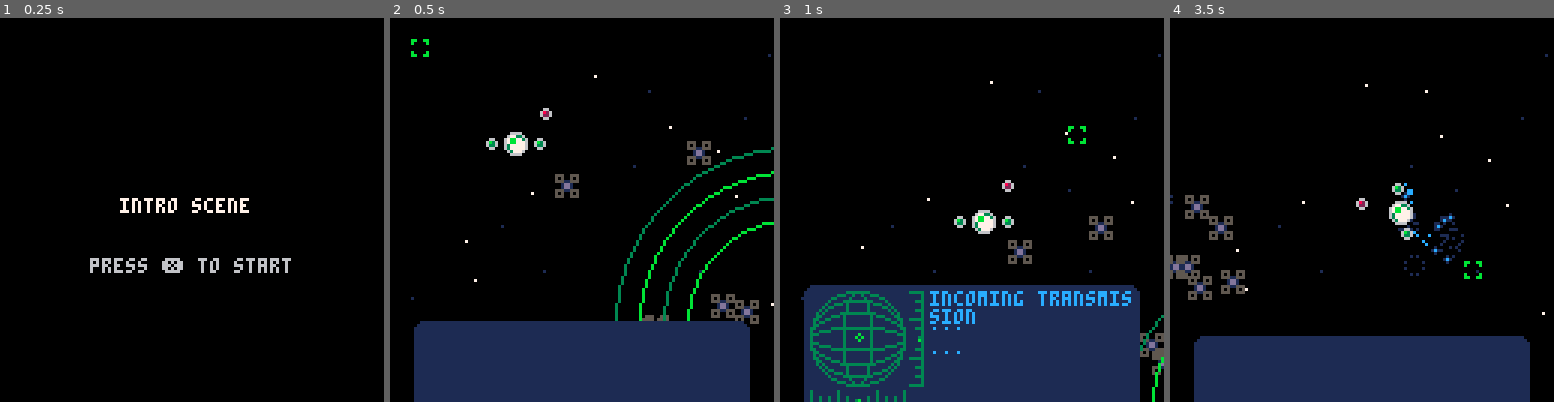
Above: before the commit, frames 1-4 (left to right).
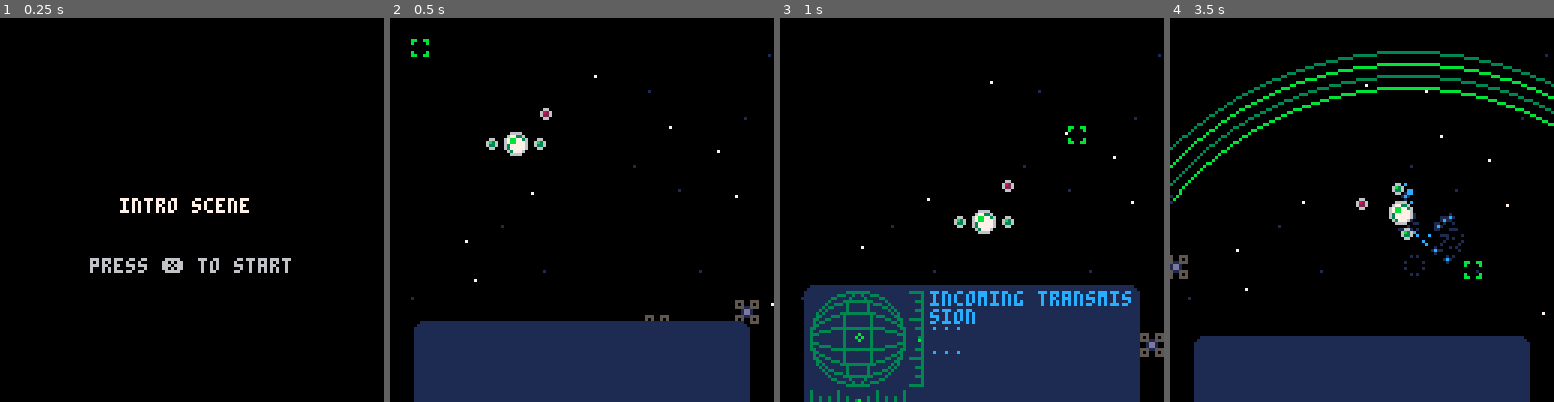
Above: after the commit, the same moments.

Repository: toddpastell/signal
Game: PICO-8 cartridge main.p8
Same seed, same stepped clock (60 frames per second), same inputs: the game is played once before the commit and once after it.
Inputs (mouse positions are in pixels of both pictures, inside the frame that each line leads up to):
- Up to frame 1 (0.25 s): no input
- Up to frame 2 (0.5 s): tap X (X key) at 0.33 s
- Up to frame 3 (1 s): click (1060, 121) at 0.67 s
- Up to frame 4 (3.5 s): tap X (X key) at 1.07, 1.85, 2.97 s; click (1216, 267) at 1.22 s; hold Right 1.6-2.1 s; click (1277, 114) at 1.77 s; hold Up 2.15-2.42 s; click (1342, 259) at 2.32 s; hold Right 2.47-3.03 s; click (1404, 106) at 2.87 s; hold Left from 3.08 s (still down); click (1465, 256) at 3.42 s

Frame 1 is identical in both runs. In frame 2, 2.2% of the frame differs, in the area x 42-100%, y 32-79%; in frame 3, 0.8%; in frame 4, 4.4%, in the area x 0-100%, y 8-74%.

Commit message:
distance but overflow

Diff:
--- a/lib/util.lua
+++ b/lib/util.lua
@@ -1,3 +1,16 @@
 function lerp(a, b, r)
     return a + (b - a) * r
 end
+
+function collide(x1, y1, w1, h1, x2, y2, w2, h2)
+    return x1 < x2 + w2 and
+        x2 < x1 + w1 and
+        y1 < y2 + h2 and
+        y2 < y1 + h1
+end
+
+function distance(x1, y1, x2, y2)
+    local dx = x2 - x1
+    local dy = y2 - y1
+    return sqrt(dx * dx + dy * dy)
+end
--- a/main.p8
+++ b/main.p8
@@ -8,6 +8,7 @@
 #include lib/util.lua
 
 #include nodes/controls.lua
+#include nodes/beacon.lua
 #include nodes/emitter.lua
 #include nodes/enemy.lua
 #include nodes/layer.lua
@@ -41,14 +42,14 @@
 00700700000000000000000000000000000000000000000000000000000000000000000000000000000000000000000000000000000000000000000000000000
 00000000000000000000000000000000000000000000000000000000000000000000000000000000000000000000000000000000000000000000000000000000
 00000000000000000000000000000000000000000000000000000000000000000000000000000000000000000000000000000000000000000000000000000000
-00666600000000000000000055500555000000000000000000000000000000000000000000000000000000000000000000000000000000000000000000000000
-06773360000000000000000050500505000000000000000000000000000000000000000000000000000000000000000000000000000000000000000000000000
-67bb7736000660000006600055511555000000000000000000000000000000000000000000000000000000000000000000000000000000000000000000000000
-67bb7776006b360000682600001dd100000000000000000000000000000000000000000000000000000000000000000000000000000000000000000000000000
-637777760063360000622600001dd100000000000000000000000000000000000000000000000000000000000000000000000000000000000000000000000000
-63777776000660000006600055511555000000000000000000000000000000000000000000000000000000000000000000000000000000000000000000000000
-06377760000000000000000050500505000000000000000000000000000000000000000000000000000000000000000000000000000000000000000000000000
-00666600000000000000000055500555000000000000000000000000000000000000000000000000000000000000000000000000000000000000000000000000
+00666600000000000000000000000000000000000080000000000000000000005550055500000000000000000000000000000000000000000000000000000000
+06773360000000000000000000000000000000000888000000000000000000005050050500000000000000000000000000000000000000000000000000000000
+67bb7736000660000006600000066000000550000777000000000000000000005551155500000000000000000000000000000000000000000000000000000000
+67bb7776006b360000682600006c16000057d50007c700000000000000000000001dd10000000000000000000000000000000000000000000000000000000000
+63777776006336000062260000611600005dd500077700000000000000000000001dd10000000000000000000000000000000000000000000000000000000000
+63777776000660000006600000066000000550000777000000000000000000005551155500000000000000000000000000000000000000000000000000000000
+06377760000000000000000000000000000000008787800000000000000000005050050500000000000000000000000000000000000000000000000000000000
+00666600000000000000000000000000000000008080800000000000000000005550055500000000000000000000000000000000000000000000000000000000
 00000000000000000010100000000000000000000000000000000000000000000000000000000000000000000000000000000000000000000000000000000000
 00000000000000000000000000000000000000000000000000000000000000000000000000000000000000000000000000000000000000000000000000000000
 00000000000100001000001000000000000000000000000000000000000000000000000000000000000000000000000000000000000000000000000000000000
--- /dev/null
+++ b/nodes/beacon.lua
@@ -0,0 +1,66 @@
+local beacon = {}
+beacon.__index = beacon
+
+function beacon:new(x, y)
+    local tbl = {
+        x = x or 0,
+        y = y or 0,
+        dx = 0,
+        dy = 0,
+        ddx = 0,
+        ddy = 0,
+        sp = 20,
+        t = 0,
+        r = 0,
+        rmax = 0,
+    }
+    return setmetatable(tbl, self)
+end
+
+function beacon:update(ship)
+    self.dx += self.ddx
+    self.dy += self.ddy
+    self.x += self.dx
+    self.y += self.dy
+
+    self.t += 1
+
+    if self.t > 60 then
+        self.t = 0
+        local d = distance(self.x, self.y, ship.x, ship.y)
+        self.r = d - 64
+        self.rmax = d + 64
+    end
+
+
+    if self.r ~= nil then
+        if self.r > self.rmax then
+            self.r = nil
+        else
+            self.r += 2
+        end
+    end
+
+    if collide(self.x - 2, self.y - 2, 3, 3, ship.x, ship.y, 7, 7) then
+        stop("hit")
+    end
+end
+
+function beacon:draw()
+    spr(self.sp, self.x - 4, self.y - 4)
+    if self.r == nil then return end
+    for i = 1, 4 do
+        local radius = self.r + i * 4
+        local col = (i % 2 == 0) and 3 or 11
+        circ(self.x, self.y, radius, col)
+    end
+end
+
+-- d = 64
+
+-- -- todo remove
+-- d -= 1
+-- circ(96, 64, d, 3)
+-- circ(96, 64, d - 8, 11)
+-- circ(96, 64, d - 16, 3)
+-- circ(96, 64, d - 24, 11)
--- a/nodes/enemy.lua
+++ b/nodes/enemy.lua
@@ -32,8 +32,12 @@
     self.dy += self.ddy
     self.x += self.dx
     self.y += self.dy
+
+    if collide(self.x, self.y, 8, 8, ship.x, ship.y, 8, 8) then
+        -- stop("die")
+    end
 end
 
 function enemy:draw()
-    spr(19, self.x, self.y)
+    spr(24, self.x, self.y)
 end
--- a/scenes/game.lua
+++ b/scenes/game.lua
@@ -8,10 +8,11 @@
     tbl.ctrl = controls:new()
     tbl.p1 = ship:new()
     tbl.nodes = {}
-    for i = 1, 10 do
+    for i = 1, 2 do
         local n = enemy:new(rnd(128), rnd(128))
         add(tbl.nodes, n)
     end
+    add(tbl.nodes, beacon:new(rnd(128), rnd(128)))
     local l1 = layer:new(0.01)
     for i = 1, 10 do
         local n = star:new(rnd(128), rnd(128), 1)
@@ -49,8 +50,6 @@
     -- if d >= 256 then d = 32 end
 end
 
-d = 64
-
 function game:draw()
     cls()
     for l in all(self.layers) do
@@ -62,14 +61,6 @@
     end
     self.p1:draw()
 
-
-    -- todo remove
-    d -= 1
-    circ(96, 64, d, 3)
-    circ(96, 64, d - 8, 11)
-    circ(96, 64, d - 16, 3)
-    circ(96, 64, d - 24, 11)
-
     spr(48, self.aim.x, self.aim.y)
 
     self.ctrl:draw(self.p1)
